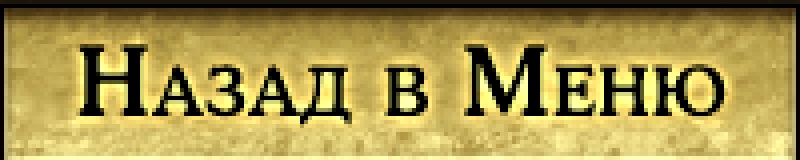
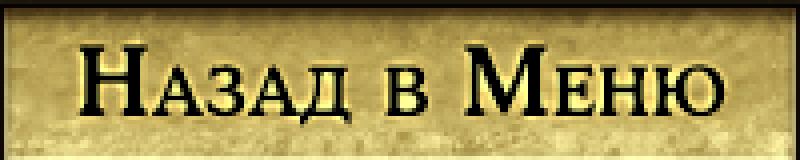
Layers edited between the first and the second 800x160 image:
painted on "Group 1" over 60, 28, 744, 144
